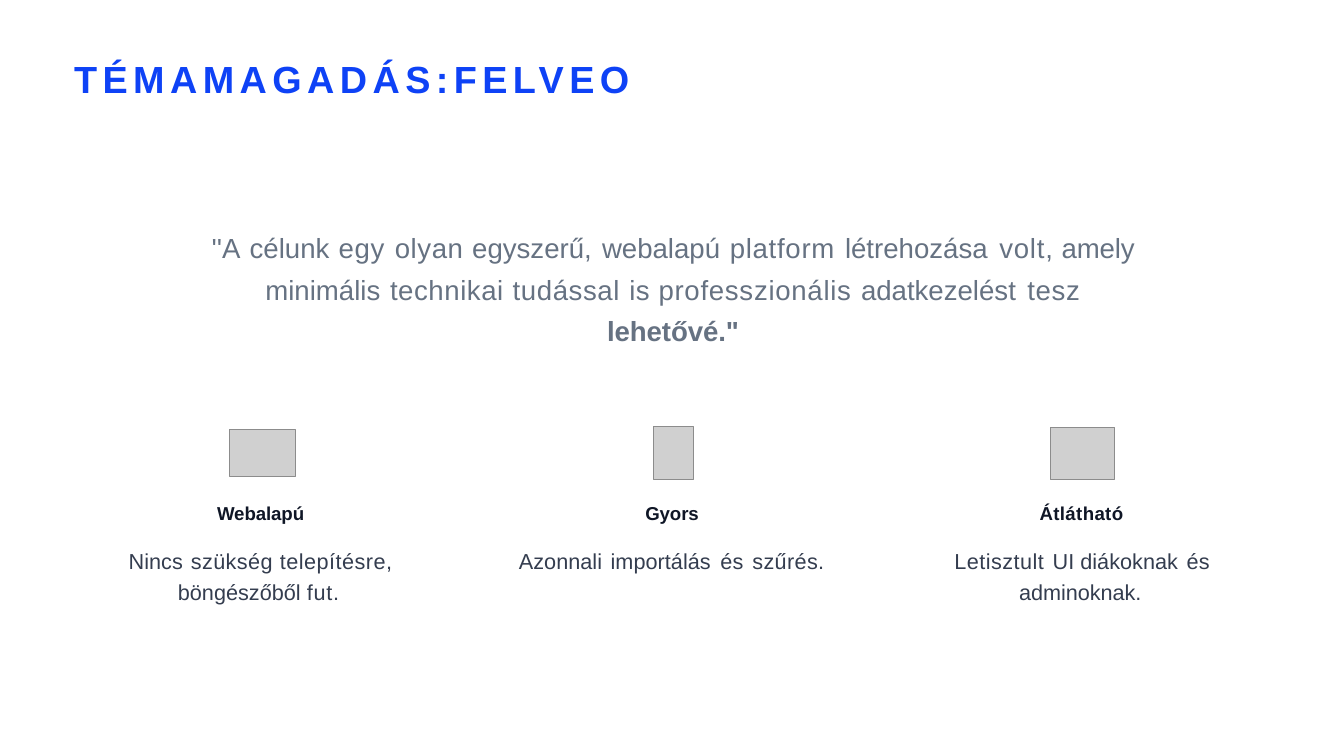
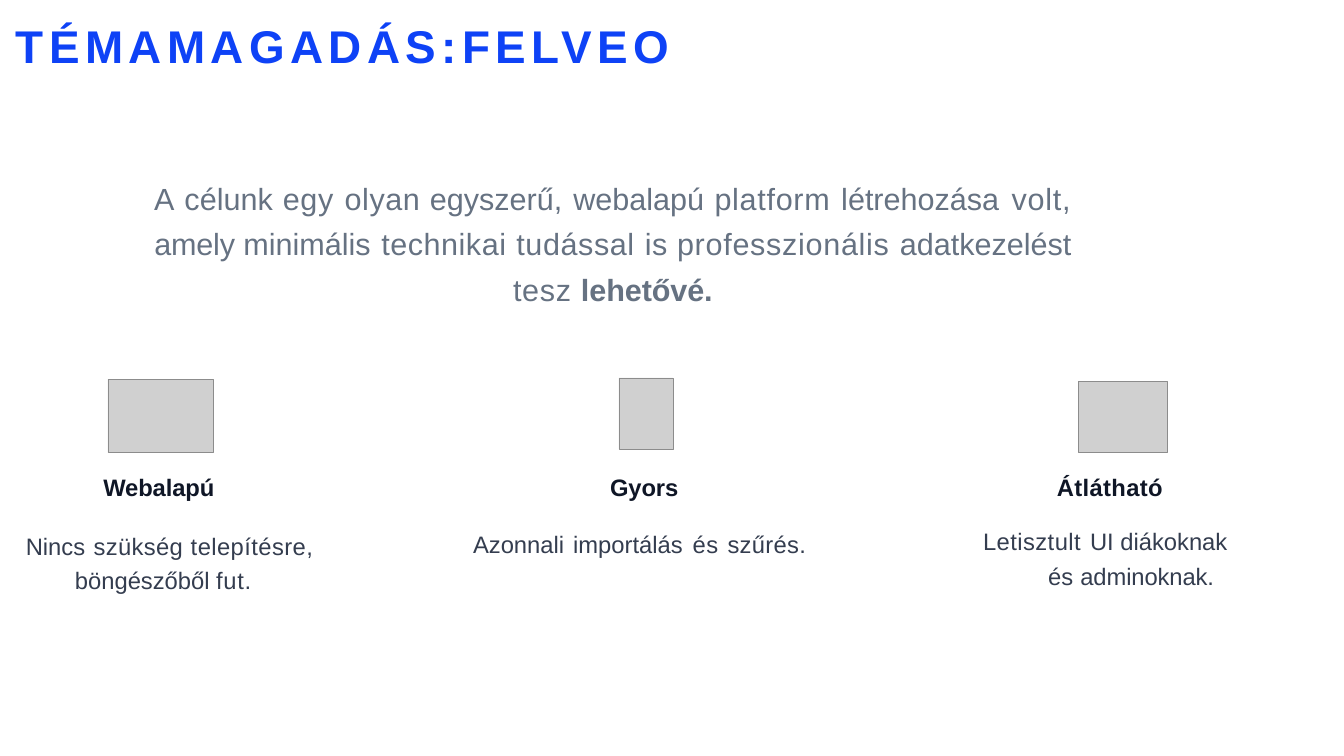
Before and after one commit to Fotelharc0s/Felveo, a slide deck: slide 3 of Docs/Hivatalos PPT_Felveo .pptx. Drawn at 1344x756 pixels with LibreOffice and Linux fonts; fonts in the diff are those of the drawing; grey boxes stand for pictures. Boxes give left, top, right and bottom in pixels: in the first picture for what was removed or moved away, otherwise in the second. Text is boxed around its words. In the diff, an @@ line names an element or a change of style, - is before the commit and + after.

```diff
--- a/Docs/Hivatalos PPT_Felveo .pptx
+++ b/Docs/Hivatalos PPT_Felveo .pptx
@@ title "TÉMAMAGADÁS:FELVEO": place and size @@
-title "TÉMAMAGADÁS:FELVEO" at (73,55,644,102)
+title "TÉMAMAGADÁS:FELVEO" at (15,17,710,73)
@@ title "TÉMAMAGADÁS:FELVEO" at (15,17,710,73): size 44.5 to 54 pt @@
@@ text at (154,187,1072,302): text changed; size 32.5 to 36 pt @@
-''A célunk egy olyan egyszerű, webalapú platform létrehozása volt, amely minimális technikai tudással is professzionális adatkezelést tesz lehetővé."
+A célunk egy olyan egyszerű, webalapú platform létrehozása volt, amely minimális technikai tudással is professzionális adatkezelést tesz lehetővé.
@@ picture: place and size @@
-picture at (229,430,295,476)
+picture at (108,379,213,453)
@@ picture: place and size @@
-picture at (653,427,692,479)
+picture at (619,378,672,449)
@@ picture: place and size @@
-picture at (1051,427,1115,479)
+picture at (1078,381,1167,453)
@@ size 22 to 28 pt in 3 elements at (1057,477,1163,497), (610,479,678,501), (103,478,214,501) @@
@@ text "Webalapú": place and size @@
-text "Webalapú" at (217,506,304,524)
+text "Webalapú" at (103,478,214,501)
@@ text "Gyors": place and size @@
-text "Gyors" at (645,507,699,524)
+text "Gyors" at (610,479,678,501)
@@ text "Átlátható": place and size @@
-text "Átlátható" at (1040,505,1124,521)
+text "Átlátható" at (1057,477,1163,497)
@@ size 25.5 to 28 pt in 3 elements at (983,532,1227,586), (473,535,806,558), (26,537,313,594) @@
@@ text "Nincs szükség telepítésre, böngészőből fut.": place and size @@
-text "Nincs szükség telepítésre, böngészőből fut." at (129,553,392,605)
+text "Nincs szükség telepítésre, böngészőből fut." at (26,537,313,594)
@@ text "Azonnali importálás és szűrés.": place and size @@
-text "Azonnali importálás és szűrés." at (519,553,824,574)
+text "Azonnali importálás és szűrés." at (473,535,806,558)
@@ text "Letisztult UI diákoknak és adminoknak.": place and size @@
-text "Letisztult UI diákoknak és adminoknak." at (954,553,1210,600)
+text "Letisztult UI diákoknak és adminoknak." at (983,532,1227,586)
```
Also in this commit, not shown: 10 other slides changed, 1 slide removed, 5 other files.
